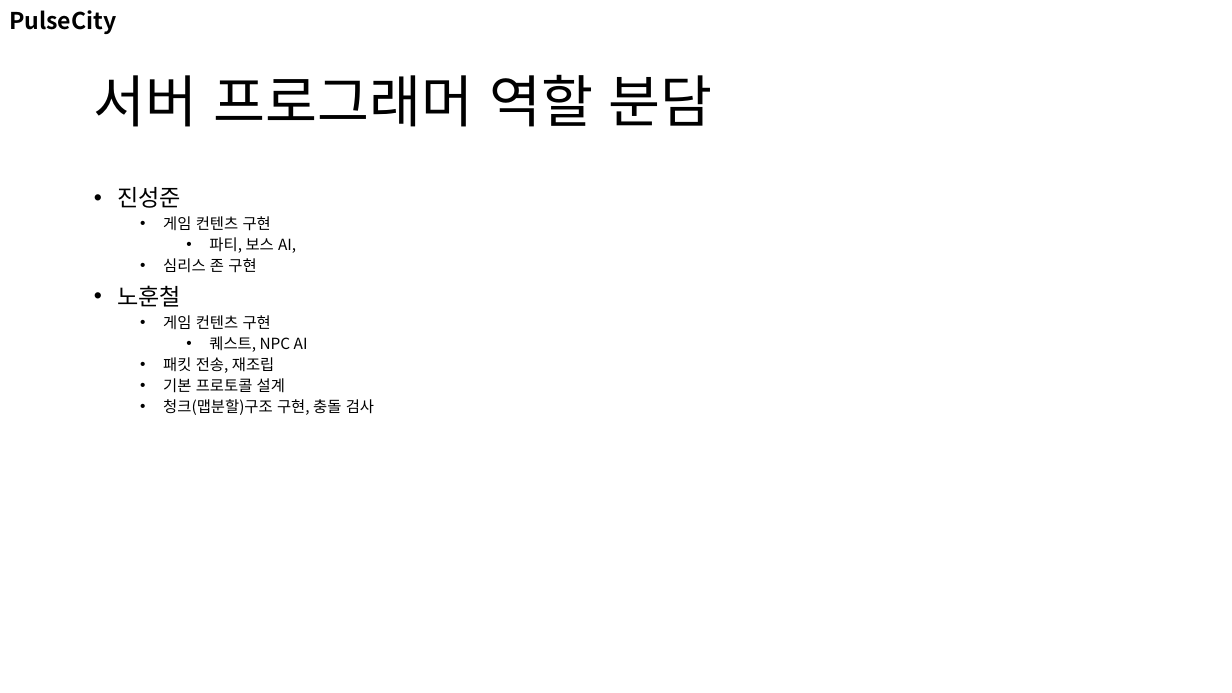
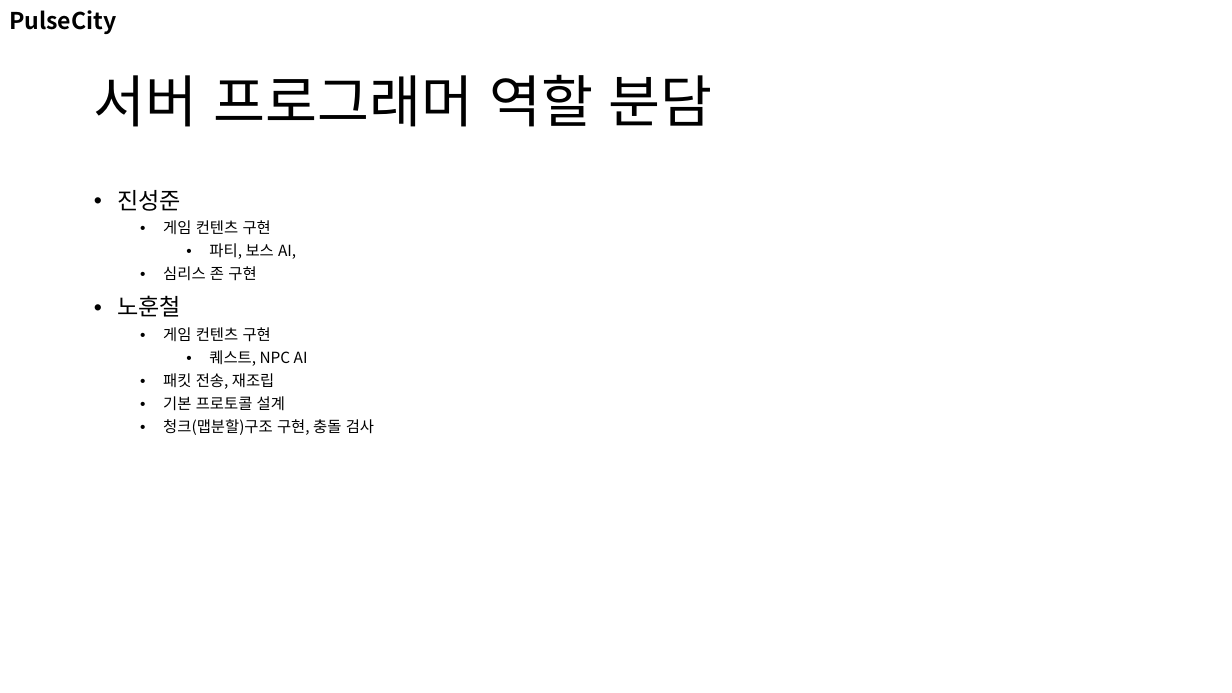
Before and after one commit to nohc2001/PulseCity, a slide deck: slide 7 of 포트폴리오/노훈철/노훈철 포트폴리오.pptx. Drawn at 1232x693 pixels with LibreOffice and Linux fonts; fonts in the diff are those of the drawing. Boxes give left, top, right and bottom in pixels: in the first picture for what was removed or moved away, otherwise in the second. Text is boxed around its words. In the diff, an @@ line names an element or a change of style, - is before the commit and + after.

```diff
--- a/포트폴리오/노훈철/노훈철 포트폴리오.pptx
+++ b/포트폴리오/노훈철/노훈철 포트폴리오.pptx
@@ text "진성준" at <box>117,190,374,435</box>: line spacing 0.8 to 0.9 @@
```
Also in this commit, not shown: 4 other slides changed, 1 other file.
